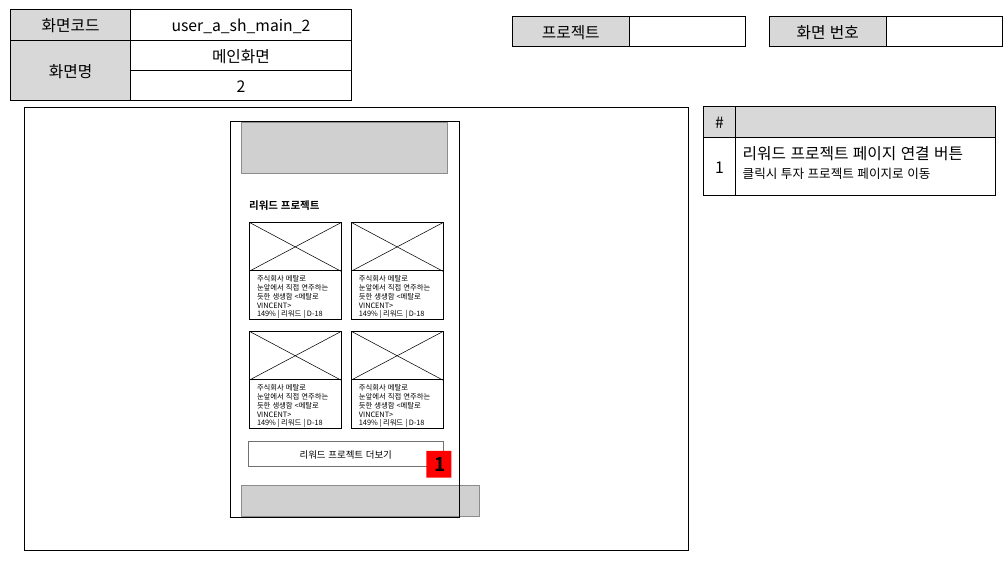
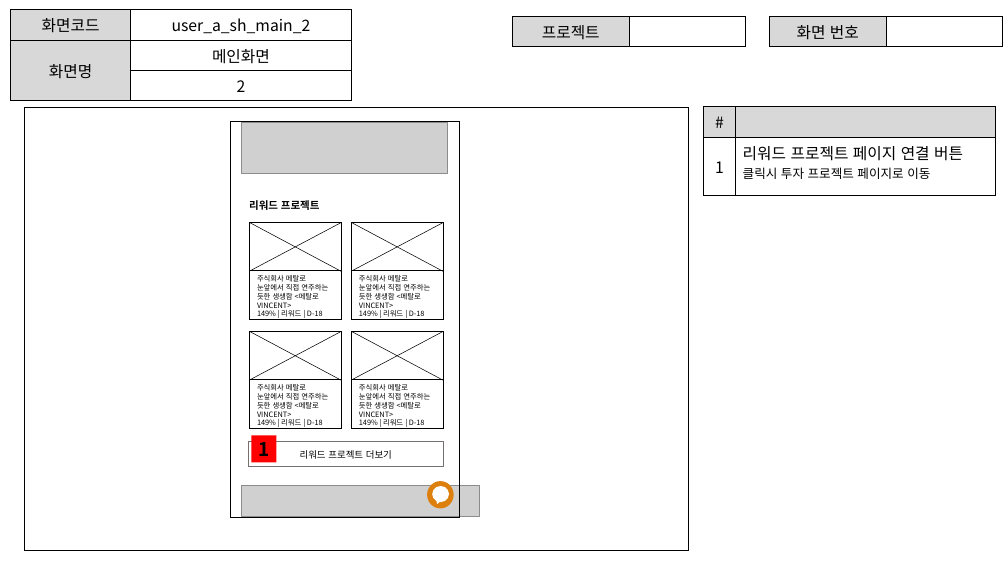
Before and after one commit to ezenteam2/EzenCrowdFunding, a slide deck: slide 3 of project03 화면설계서/project03 - 화면 설계서 - 서희.pptx. Drawn at 1008x567 pixels with LibreOffice and Linux fonts; fonts in the diff are those of the drawing; grey boxes stand for pictures. Boxes give left, top, right and bottom in pixels: in the first picture for what was removed or moved away, otherwise in the second. Text is boxed around its words. In the diff, an @@ line names an element or a change of style, - is before the commit and + after.

```diff
--- a/project03 화면설계서/project03 - 화면 설계서 - 서희.pptx
+++ b/project03 화면설계서/project03 - 화면 설계서 - 서희.pptx
@@ rectangle "1": place and size @@
-rectangle "1" at [426, 451, 451, 477]
+rectangle "1" at [251, 436, 276, 462]
@@ ellipse added at [427, 481, 454, 508], fill #DC7F0D @@
@@ speech bubble added at [433, 486, 449, 502], fill #FFFFFF @@
```
Also in this commit, not shown: 13 other slides changed, 1 slide removed.
